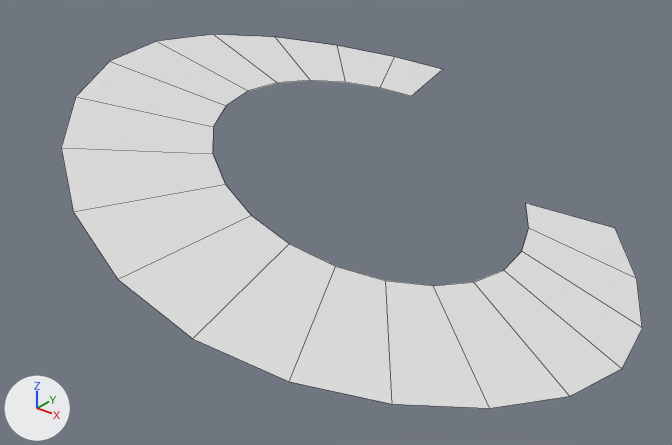
Renders of the FBX model BogeyMan/Assets/Art/VFX/VFX_Meshes/Sm_Smoke_Slash.fbx from each side of a commit.
Rendered twice from a camera (50 mm lens) standing at (3.85, -5.14, 2.99) and looking at (0.28, -0.68, 0.23). Lighting does not change. The marker at lower left points along +X, +Y and +Z. Mesh edges are drawn as thin lines. Where no turn or scale is listed for an object, it has been applied to the vertices.

Objects in the first picture: 'SM_Smoke_Slash'.
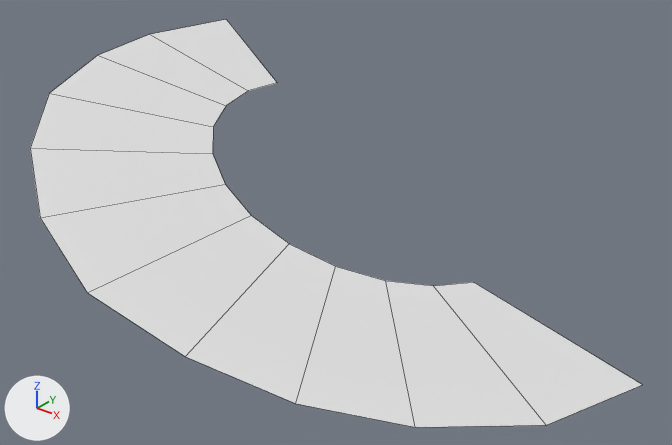
Commit message: slash VFX

Changed parts and their boxes (x1, y1, x2, y2) in the pictures (672 x 445 px):
'SM_Smoke_Slash', reshaped (9% taller)
    before: (61, 34, 642, 408)
    after: (30, 19, 642, 427)
part 1 of me_mesh, cut back
    before: (157, 34, 642, 408)
    after: (150, 19, 642, 425)

The change, as a list of edits to the scene's bpy script:
```text
Change me_mesh:
    used by ob_sm_smoke_slash; location = (0.0, 0.0, 0.0)
    remove me_mesh.from_pydata(...)  # 40 vertices, 19 faces; spans x -1.82..2.36, y -2.44..1.57, z -0.06..1.06
    add me_mesh.from_pydata(...)  # 24 vertices, 11 faces; spans x -2.02..2.52, y -2.64..0.58, z -0.06..1.06
    me_mesh part 1
    18 vertices are removed from x -1.71..2.36, y -1.15..1.57, z -0.06..1.03
    10 faces are deleted
    10 vertices move from x -1.82..2.02, y -2.44..-0.33, z 0.03..1.06 to x -2.02..2.3, y -2.64..-0.23, z 0.01..1.06
    2 vertices are added at (-1.95, 0.58, 1.04), (2.52, -0.77, -0.06)
    2 new faces join them
```
